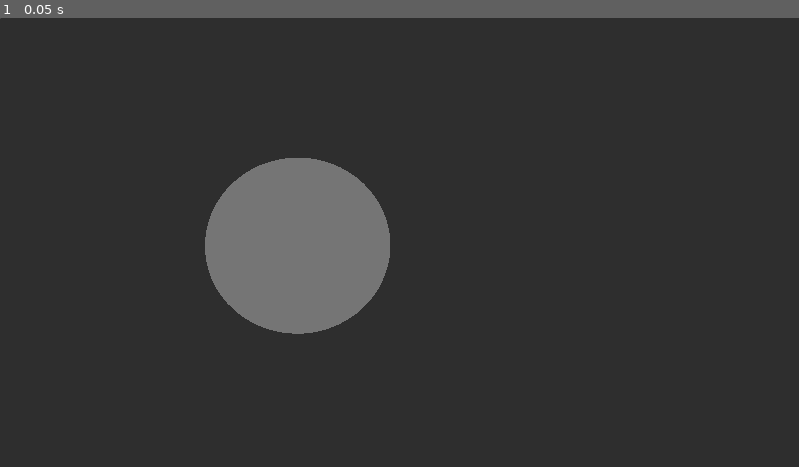
Above: before the commit, frame 1.
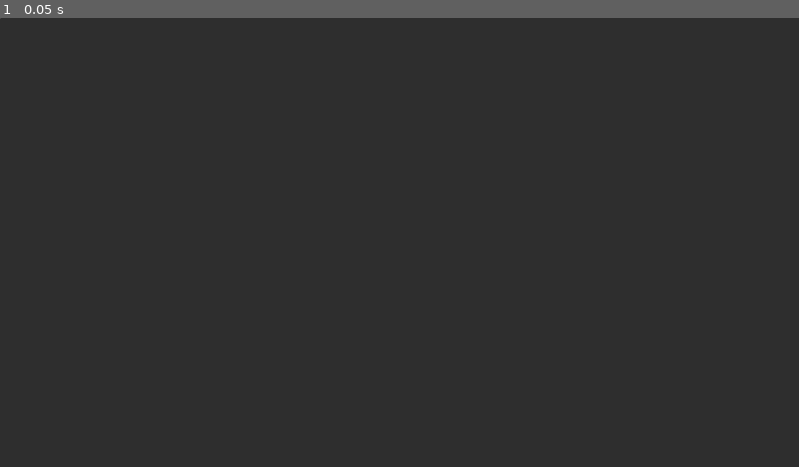
Above: after the commit, the same moment.

Repository: KingsSack/project-xenon-sky
Game: Godot game, scene res://map.tscn
Same seed, same stepped clock (60 frames per second), same inputs: the game is played once before the commit and once after it.
Inputs:
- Up to frame 1 (0.05 s): no input

The runs differ from the first frame. In frame 1, 7.1% of the frame differs, in the area x 25-49%, y 31-71%.

Commit message:
Removed extra ball

Diff:
--- a/map.tscn
+++ b/map.tscn
@@ -1,12 +1,9 @@
-[gd_scene load_steps=5 format=3 uid="uid://bob1qjf135685"]
+[gd_scene load_steps=3 format=3 uid="uid://y46vex5hofai"]
 
-[ext_resource type="Material" path="res://new_standard_material_3d.tres" id="1_5bqpf"]
-[ext_resource type="PackedScene" path="res://star.tscn" id="2_vwx57"]
+[ext_resource type="PackedScene" uid="uid://dxr8klbcdq7bj" path="res://star.tscn" id="2_vwx57"]
 
 [sub_resource type="Environment" id="Environment_7ph6w"]
 background_mode = 2
-
-[sub_resource type="SphereMesh" id="SphereMesh_wm7wj"]
 
 [node name="Node3D" type="Node3D"]
 
@@ -16,15 +13,10 @@
 [node name="Camera3D" type="Camera3D" parent="WorldEnvironment"]
 transform = Transform3D(-0.857563, 0, 0.51438, 0, 1, 0, -0.51438, 0, -0.857563, 0, 0, 0)
 
+[node name="Star" parent="." instance=ExtResource("2_vwx57")]
+
 [node name="CanvasLayer" type="CanvasLayer" parent="."]
 
 [node name="Panel" type="Panel" parent="CanvasLayer"]
 offset_right = 1458.0
 offset_bottom = 1124.0
-
-[node name="MeshInstance3D" type="MeshInstance3D" parent="."]
-transform = Transform3D(1, 0, 0, 0, 1, 0, 0, 0, 1, -0.417267, -0.0172279, 1.77259)
-mesh = SubResource("SphereMesh_wm7wj")
-surface_material_override/0 = ExtResource("1_5bqpf")
-
-[node name="Star" parent="." instance=ExtResource("2_vwx57")]
